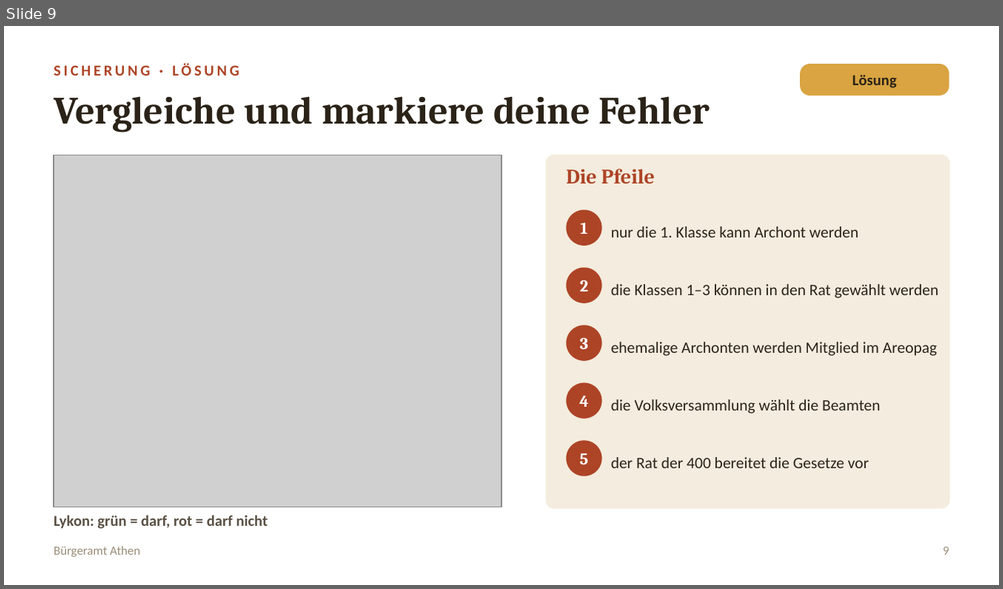
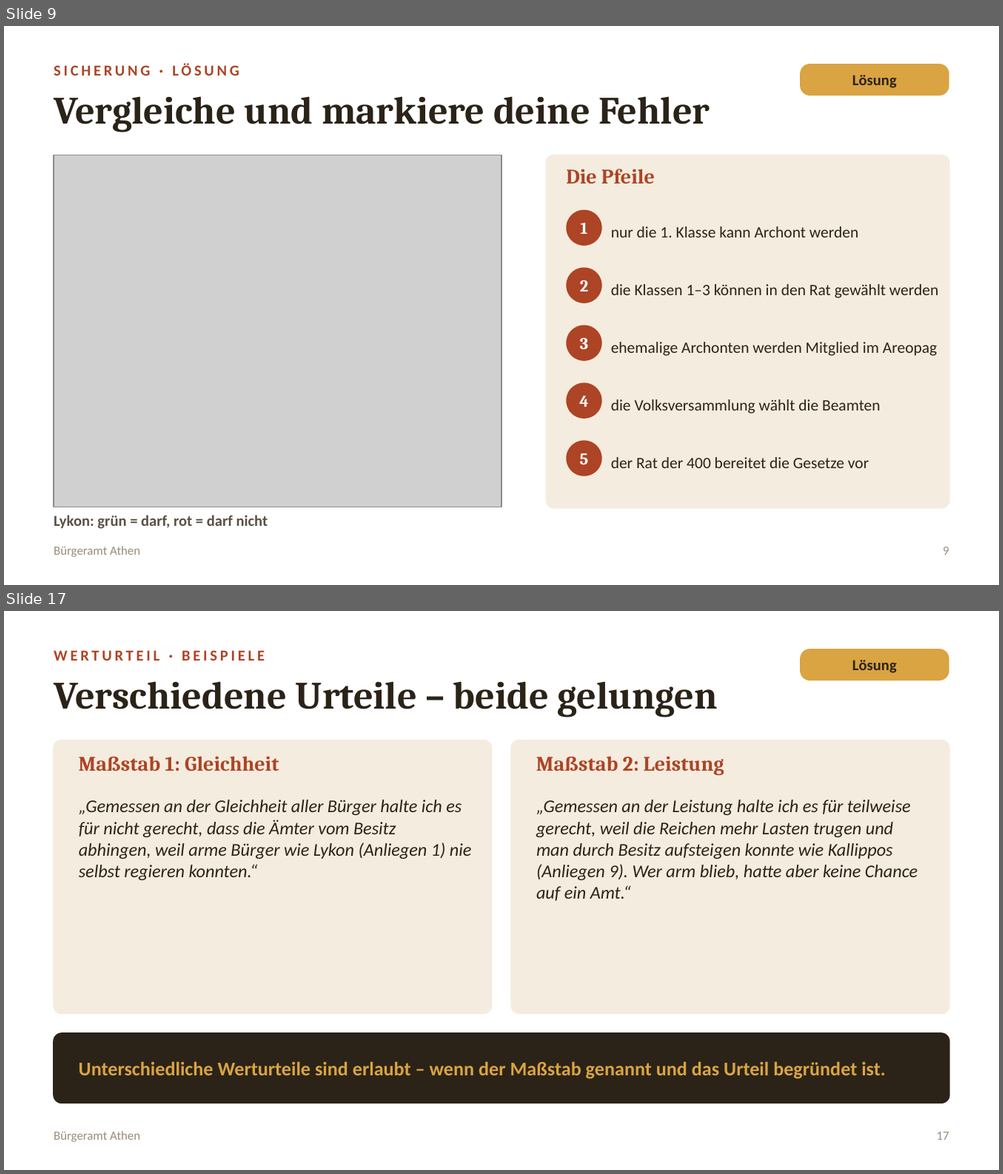
Before and after one commit to golzkonstantin-gif/Schule, a slide deck: Geschichte_11/Stunde_Buergeramt_Athen/Folien_Buergeramt_Athen.pptx. Shown one above the other, each under a label of ours: slide 9 before the commit, slides 9 and 17 after it; the slides between them are not shown. The pictures are 1003x589 and 1003x1174 pixels, drawn with LibreOffice and Linux fonts; fonts in the diff are those of the drawing; grey boxes stand for pictures. Boxes give left, top, right and bottom in pixels: in the first picture for what was removed or moved away, otherwise in the second. Text is boxed around its words. In the diff, an @@ line names an element or a change of style, - is before the commit and + after.

```diff
--- a/Geschichte_11/Stunde_Buergeramt_Athen/Folien_Buergeramt_Athen.pptx
+++ b/Geschichte_11/Stunde_Buergeramt_Athen/Folien_Buergeramt_Athen.pptx
@@ slide 17 added at (4, 611, 999, 1170), background #FFFFFF @@
@@ text added at (54, 650, 264, 661), 11 pt, text #AD4426, bold @@
+WERTURTEIL · BEISPIELE
@@ rounded rectangle added at (800, 649, 949, 681), fill #D9A441, 11 pt, text #2B2318, bold @@
+Lösung
@@ text added at (54, 681, 717, 718), 28 pt, text #2B2318, bold @@
+Verschiedene Urteile – beide gelungen
@@ rounded rectangle added at (54, 741, 492, 1014), fill #F4ECDE, outline #F4ECDE 1 pt @@
@@ rounded rectangle added at (511, 741, 949, 1014), fill #F4ECDE, outline #F4ECDE 1 pt @@
@@ text added at (79, 756, 279, 772), 15 pt, text #AD4426, bold @@
+Maßstab 1: Gleichheit
@@ text added at (536, 756, 724, 775), 15 pt, text #AD4426, bold @@
+Maßstab 2: Leistung
@@ text added at (79, 800, 472, 880), 13 pt, text #2B2318, italic @@
+„Gemessen an der Gleichheit aller Bürger halte ich es für nicht gerecht, dass die Ämter vom Besitz abhingen, weil arme Bürger wie Lykon (Anliegen 1) nie selbst regieren konnten.“
@@ text added at (536, 800, 917, 901), 13 pt, text #2B2318, italic @@
+„Gemessen an der Leistung halte ich es für teilweise gerecht, weil die Reichen mehr Lasten trugen und man durch Besitz aufsteigen konnte wie Kallippos (Anliegen 9). Wer arm blieb, hatte aber keine Chance auf ein Amt.“
@@ rounded rectangle added at (54, 1034, 949, 1103), fill #2B2318, outline #2B2318 1 pt @@
@@ text added at (79, 1062, 885, 1079), 14 pt, text #D9A441, bold @@
+Unterschiedliche Werturteile sind erlaubt – wenn der Maßstab genannt und das Urteil begründet ist.
@@ text added at (54, 1131, 140, 1142), 9 pt, text #998C77 @@
+Bürgeramt Athen
@@ text added at (936, 1132, 949, 1140), 9 pt, text #998C77 @@
+17
```
Also in this commit, not shown: 7 other slides added, 2 other files.
